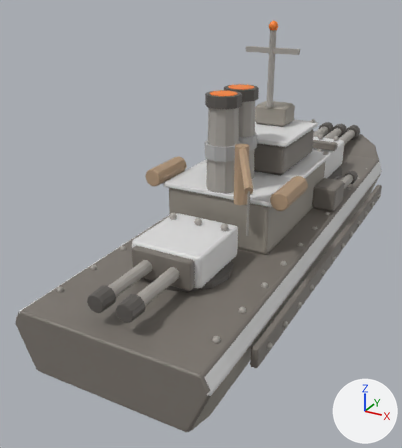
An edit to the glTF model game/models/crucible_battleship.glb, drawn before and after from the same camera.
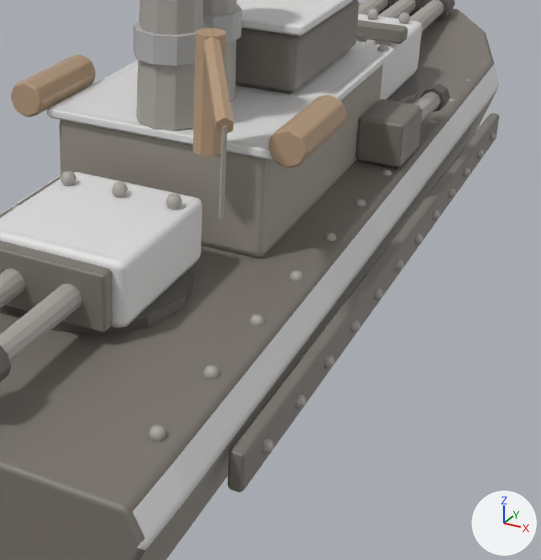
Each version is shown whole from a camera (50 mm lens) standing at (0.85, -2.13, 1.05) and looking at (-0.19, -0.23, 0.1), then close up on the part from 35% to 100% of the width and 29% to 89% of the height. The lights are fixed; the arrows at lower right show +X, +Y and +Z. The last two pictures show the newer version. Vertices at exactly the same position are counted once.

In view in the first close-up: 'Body', 'Turret'.
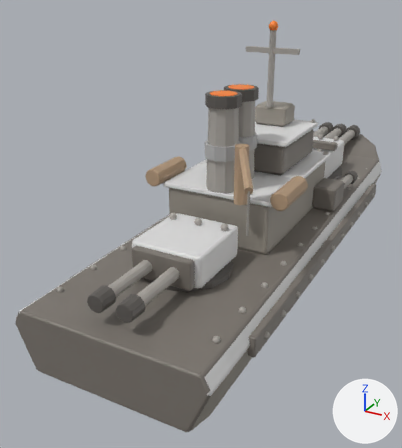
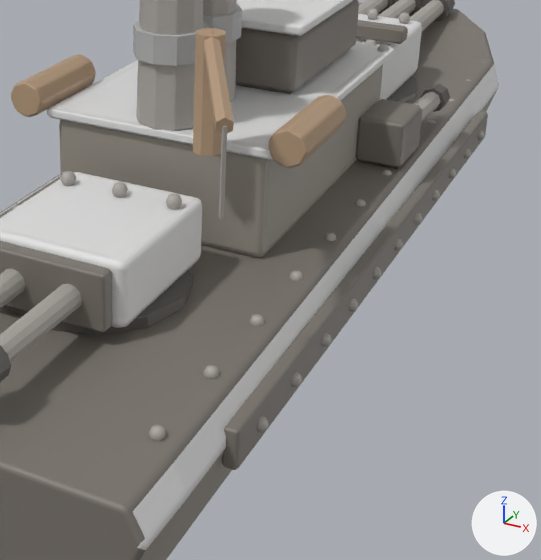
Boxes (x1, y1, x2, y2) around the edits, measured in the close-ups (541 x 560 px; the box of a moved part takes in the faces that stretch with it):
```json
{"part": 1, "of": "me_body", "change": "moved or reshaped", "after": [0, 174, 61, 213], "on screen": "not visible before"}
{"part": 2, "of": "me_body", "change": "moved or reshaped", "before": [228, 113, 499, 493], "after": [222, 111, 488, 470]}
{"part": 3, "of": "me_body", "change": "moved or reshaped", "before": [477, 149, 484, 159], "after": [478, 130, 485, 140]}
{"part": 4, "of": "me_body", "change": "moved or reshaped", "before": [464, 168, 471, 177], "after": [464, 149, 471, 158]}
{"part": 5, "of": "me_body", "change": "moved or reshaped", "before": [449, 188, 456, 198], "after": [449, 168, 456, 178]}
{"part": 6, "of": "me_body", "change": "moved or reshaped", "before": [433, 210, 440, 220], "after": [433, 190, 440, 200]}
{"part": 7, "of": "me_body", "change": "moved or reshaped", "before": [415, 233, 423, 244], "after": [415, 213, 423, 224]}
{"part": 8, "of": "me_body", "change": "moved or reshaped", "before": [396, 259, 404, 271], "after": [395, 239, 403, 250]}
{"part": 9, "of": "me_body", "change": "moved or reshaped", "before": [374, 288, 383, 300], "after": [373, 267, 382, 279]}
{"part": 10, "of": "me_body", "change": "moved or reshaped", "before": [351, 319, 360, 333], "after": [349, 298, 358, 311]}
{"part": 11, "of": "me_body", "change": "moved or reshaped", "before": [324, 355, 335, 369], "after": [322, 333, 332, 347]}
{"part": 12, "of": "me_body", "change": "moved or reshaped", "before": [295, 394, 306, 409], "after": [291, 372, 302, 387]}
{"part": 13, "of": "me_body", "change": "moved or reshaped", "before": [262, 438, 274, 454], "after": [257, 416, 268, 432]}
{"part": 14, "of": "me_body", "change": "deleted", "before": [490, 132, 497, 141]}
```

Scene script edits in JSON lines:
```json
{"block": "me_body", "where": "# used by ob_body; location = (0.0, 0.0, 0.0)"}
{"op": "remove", "block": "me_body", "code": "me_body.from_pydata(...)  # 2862 vertices, 5304 faces; spans x -0.38..0.38, y -1.15..1.2, z -0.1..0.91"}
{"op": "add", "block": "me_body", "code": "me_body.from_pydata(...)  # 2810 vertices, 5208 faces; spans x -0.37..0.37, y -1.15..1.2, z -0.1..0.91"}
{"block": "me_body", "change": "me_body part 1: the loose piece of 24 vertices spanning x -0.36..-0.34, y -0.9..0.7, z 0.02..0.09 is scaled about its middle by (1.05, 0.937, 1), then moved by (0.01, -0.05, 0.04)"}
{"block": "me_body", "change": "me_body part 2: the loose piece of 24 vertices spanning x 0.34..0.36, y -0.9..0.7, z 0.02..0.09 is scaled about its middle by (1.05, 0.937, 1), then moved by (-0.01, -0.05, 0.04)"}
{"block": "me_body", "change": "me_body part 3: the loose piece of 26 vertices spanning x 0.35..0.38, y 0.48..0.5, z 0.04..0.06 is moved by (-0.01, 0.03, 0.04)"}
{"block": "me_body", "change": "me_body part 4: the loose piece of 26 vertices spanning x 0.35..0.38, y 0.35..0.37, z 0.04..0.06 is moved by (-0.01, 0.03, 0.03)"}
{"block": "me_body", "change": "me_body part 5: the loose piece of 26 vertices spanning x 0.35..0.38, y 0.22..0.24, z 0.04..0.06 is moved by (-0.01, 0.02, 0.04)"}
{"block": "me_body", "change": "me_body part 6: the loose piece of 26 vertices spanning x 0.35..0.38, y 0.08..0.11, z 0.04..0.06 is moved by (-0.01, 0.02, 0.04)"}
{"block": "me_body", "change": "me_body part 7: the loose piece of 26 vertices spanning x 0.35..0.38, y -0.05..-0.02, z 0.04..0.06 is moved by (-0.01, 0.02, 0.04)"}
{"block": "me_body", "change": "me_body part 8: the loose piece of 26 vertices spanning x 0.35..0.38, y -0.18..-0.15, z 0.04..0.06 is moved by (-0.01, 0.02, 0.04)"}
{"block": "me_body", "change": "me_body part 9: the loose piece of 26 vertices spanning x 0.35..0.38, y -0.31..-0.28, z 0.04..0.06 is moved by (-0.01, 0.01, 0.04)"}
{"block": "me_body", "change": "me_body part 10: the loose piece of 26 vertices spanning x 0.35..0.38, y -0.44..-0.42, z 0.04..0.06 is moved by (-0.01, 0.01, 0.04)"}
{"block": "me_body", "change": "me_body part 11: the loose piece of 26 vertices spanning x 0.35..0.38, y -0.57..-0.55, z 0.04..0.06 is moved by (-0.01, 0.01, 0.03)"}
{"block": "me_body", "change": "me_body part 12: the loose piece of 26 vertices spanning x 0.35..0.38, y -0.7..-0.68, z 0.04..0.06 is moved by (-0.01, 0.0, 0.04)"}
{"block": "me_body", "change": "me_body part 13: the loose piece of 26 vertices spanning x 0.35..0.38, y -0.83..-0.81, z 0.04..0.06 is moved by (-0.01, 0.0, 0.04)"}
{"block": "me_body", "change": "me_body part 14: the loose piece of 26 vertices spanning x 0.35..0.38, y 0.61..0.63, z 0.04..0.06 is deleted"}
{"block": "me_body", "change": "other edits to the shape of me_body do not show in these pictures"}
```
